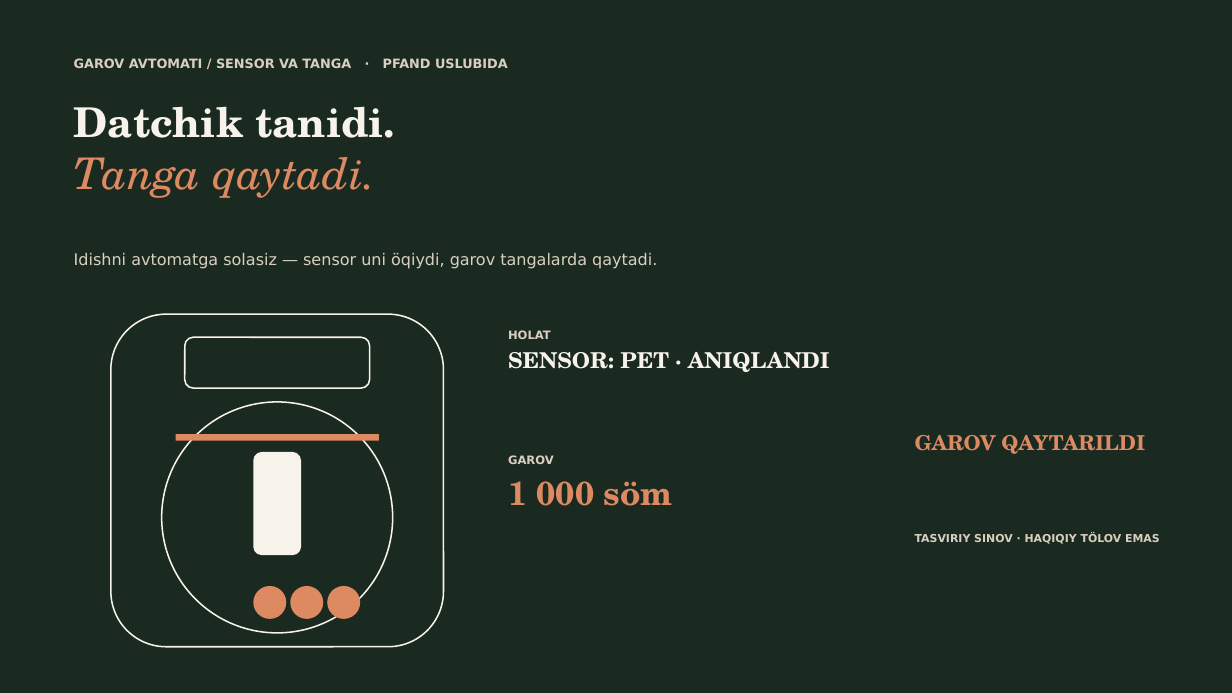
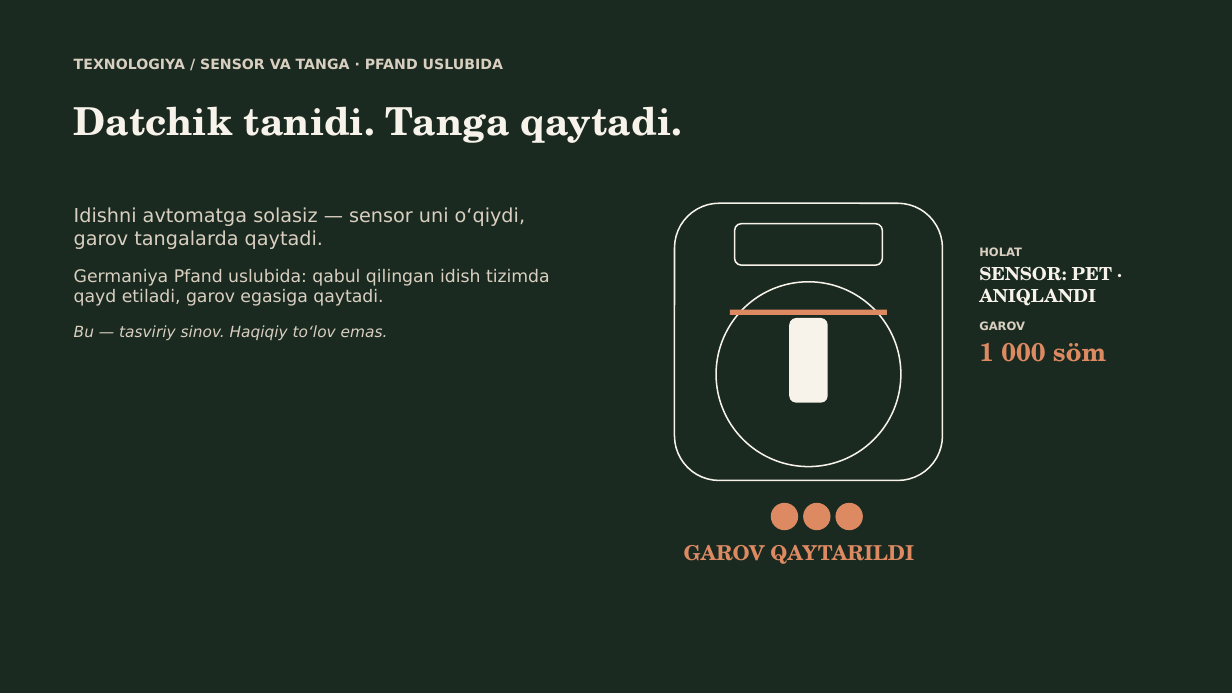
Before and after one commit to jasur-ai/brag, a slide deck: slide 6 of ekologiya-taqdimot.pptx (slide 8 before the commit). Drawn at 1232x693 pixels with LibreOffice and Linux fonts; fonts in the diff are those of the drawing. Boxes give left, top, right and bottom in pixels: in the first picture for what was removed or moved away, otherwise in the second. Text is boxed around its words. In the diff, an @@ line names an element or a change of style, - is before the commit and + after.

```diff
--- a/ekologiya-taqdimot.pptx
+++ b/ekologiya-taqdimot.pptx
@@ text at box(74, 58, 503, 69): text changed; size 10 to 11 pt @@
-GAROV AVTOMATI / SENSOR VA TANGA · PFAND USLUBIDA
+TEXNOLOGIYA / SENSOR VA TANGA · PFAND USLUBIDA
@@ text at box(74, 106, 682, 143): text changed; size 32 to 30 pt @@
-Datchik tanidi.
-Tanga qaytadi.
+Datchik tanidi. Tanga qaytadi.
@@ text added at box(74, 207, 550, 340), 13.5 pt, text #D8CFC0 @@
+Idishni avtomatga solasiz — sensor uni o‘qiydi, garov tangalarda qaytadi.
+Germaniya Pfand uslubida: qabul qilingan idish tizimda qayd etiladi, garov egasiga qaytadi.
+Bu — tasviriy sinov. Haqiqiy to‘lov emas.
@@ rounded rectangle: place and size @@
-rounded rectangle at box(111, 314, 444, 647)
+rounded rectangle at box(675, 203, 943, 481)
@@ rounded rectangle: place and size @@
-rounded rectangle at box(185, 337, 370, 388)
+rounded rectangle at box(735, 224, 883, 265)
@@ text removed at box(74, 253, 657, 269) @@
-Idishni avtomatga solasiz — sensor uni öqiydi, garov tangalarda qaytadi.
@@ text "HOLAT": place and size @@
-text "HOLAT" at box(508, 330, 830, 372)
+text "HOLAT" at box(979, 247, 1112, 362)
@@ text at box(979, 247, 1112, 306): size 17 to 14 pt in "SENSOR: PET · ANIQLANDI"; less space between paragraphs; more space between paragraphs @@
@@ ellipse added at box(716, 282, 901, 467), outline #F7F3EA 1.2 pt @@
@@ rectangle added at box(730, 310, 887, 315), fill #DD8A63 @@
@@ rounded rectangle: place and size @@
-rounded rectangle at box(254, 453, 300, 555)
+rounded rectangle at box(790, 319, 827, 402)
@@ text at box(979, 321, 1106, 362): paragraphs added @@
+GAROV
+1 000 söm
@@ ellipse removed at box(162, 402, 393, 633) @@
@@ rectangle removed at box(176, 434, 379, 441) @@
@@ text removed at box(508, 455, 673, 506) @@
-GAROV
-1 000 söm
@@ ellipse: place and size @@
-ellipse at box(291, 587, 323, 618)
+ellipse at box(772, 504, 798, 530)
@@ ellipse: place and size @@
-ellipse at box(328, 587, 360, 618)
+ellipse at box(804, 504, 830, 530)
@@ ellipse: place and size @@
-ellipse at box(254, 587, 286, 618)
+ellipse at box(836, 504, 862, 530)
@@ text "GAROV QAYTARILDI": place and size @@
-text "GAROV QAYTARILDI" at box(915, 435, 1145, 454)
+text "GAROV QAYTARILDI" at box(684, 545, 914, 564)
@@ text removed at box(915, 534, 1160, 544) @@
-TASVIRIY SINOV · HAQIQIY TÖLOV EMAS
```
Also in this commit, not shown: 7 other slides changed, 4 slides added, 6 slides removed.
